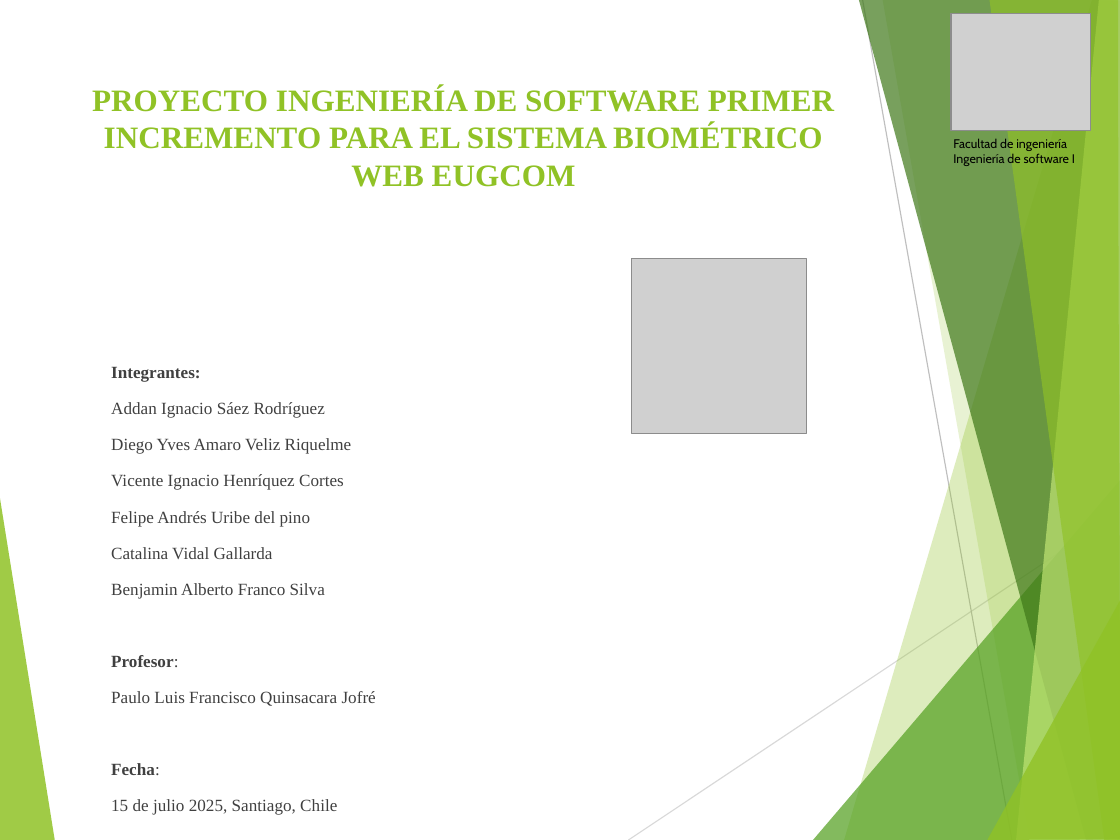
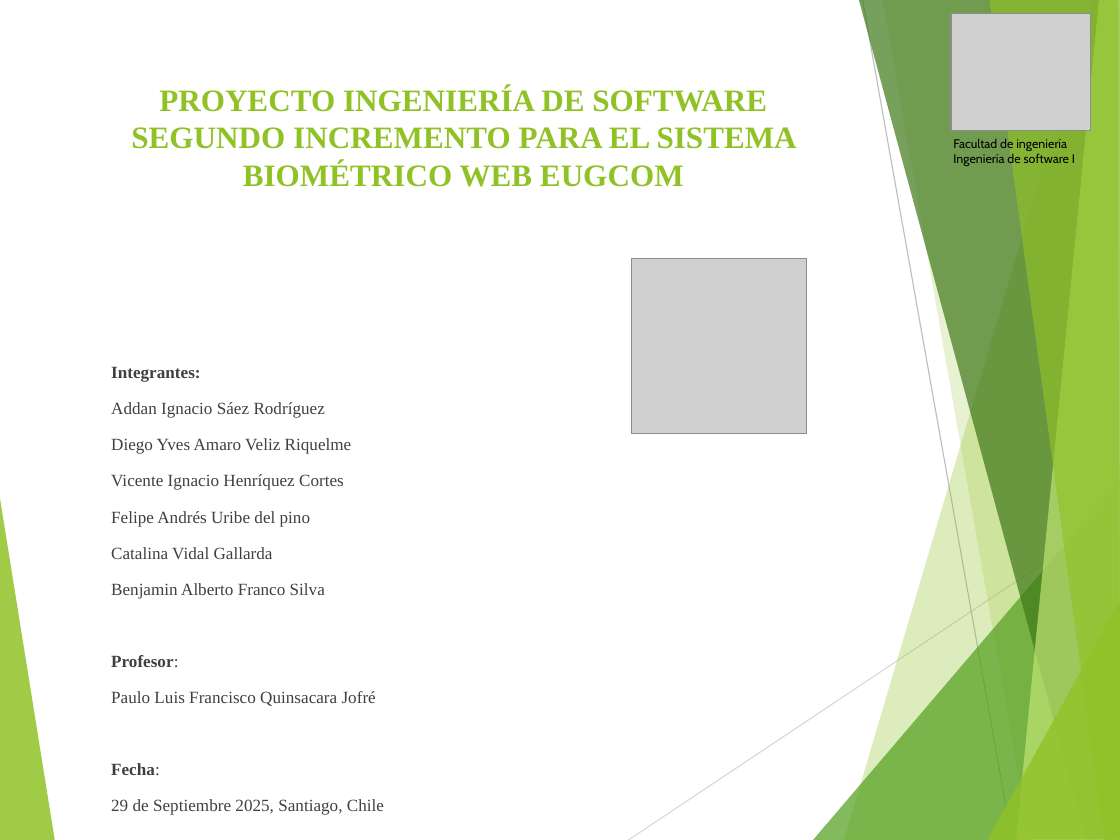
Before and after one commit to vixo23/ING-DE-SOFTWARE, a slide deck: slide 1 of INCREMENTO2/PPTS/PPt Segundo incremento scrum++.pptx. Drawn at 1120x840 pixels with LibreOffice and Linux fonts; fonts in the diff are those of the drawing; grey boxes stand for pictures. Boxes give left, top, right and bottom in pixels: in the first picture for what was removed or moved away, otherwise in the second. Text is boxed around its words. In the diff, an @@ line names an element or a change of style, - is before the commit and + after.

Commit message:
PPT 2do incremento

```diff
--- a/INCREMENTO2/PPTS/PPt Segundo incremento scrum++.pptx
+++ b/INCREMENTO2/PPTS/PPt Segundo incremento scrum++.pptx
@@ title at box(131, 87, 797, 187): text changed @@
-PROYECTO INGENIERÍA DE SOFTWARE PRIMER INCREMENTO PARA EL SISTEMA BIOMÉTRICO WEB EUGCOM
+PROYECTO INGENIERÍA DE SOFTWARE SEGUNDO INCREMENTO PARA EL SISTEMA BIOMÉTRICO WEB EUGCOM
@@ text at box(111, 799, 384, 815): text changed @@
-15 de julio 2025, Santiago, Chile
+29 de Septiembre 2025, Santiago, Chile
```
Also in this commit, not shown: 4 other slides changed, 4 slides added, 6 slides removed.
